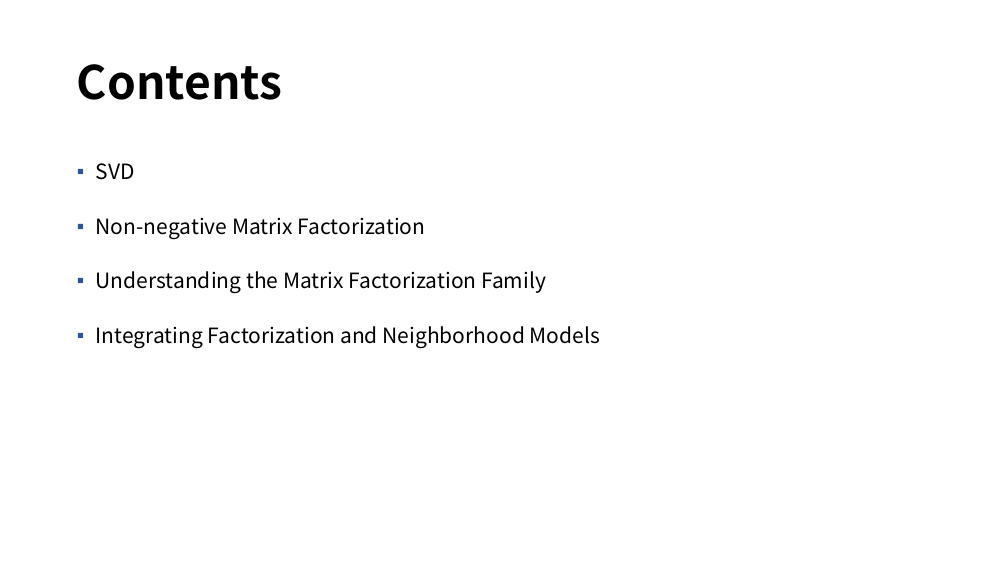
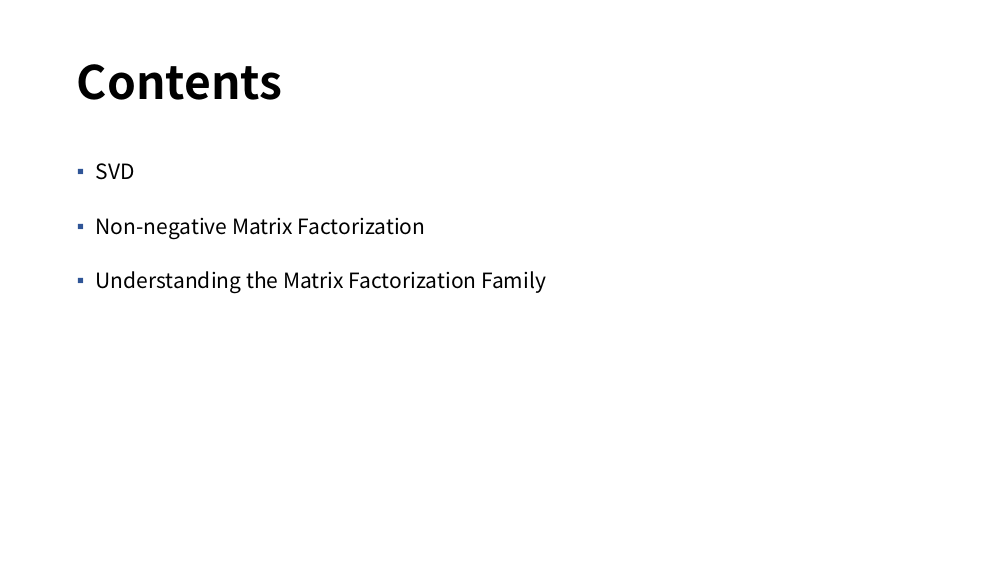
Before and after one commit to mmvv11/GraduateStudies, a slide deck: slide 2 of RecSysStudy/Recommender System ch.3.6.5~.pptx (slide 3 before the commit). Drawn at 1008x567 pixels with LibreOffice and Linux fonts; fonts in the diff are those of the drawing; background and template pictures are left out. Boxes give left, top, right and bottom in pixels: in the first picture for what was removed or moved away, otherwise in the second. Text is boxed around its words. In the diff, an @@ line names an element or a change of style, - is before the commit and + after.

```diff
--- a/RecSysStudy/Recommender System ch.3.6.5~.pptx
+++ b/RecSysStudy/Recommender System ch.3.6.5~.pptx
@@ text at <box>96,326,600,348</box>: paragraph removed @@
-▪ Integrating Factorization and Neighborhood Models
```
Also in this commit, not shown: 3 slides added, 1 slide removed, 1 other file.
